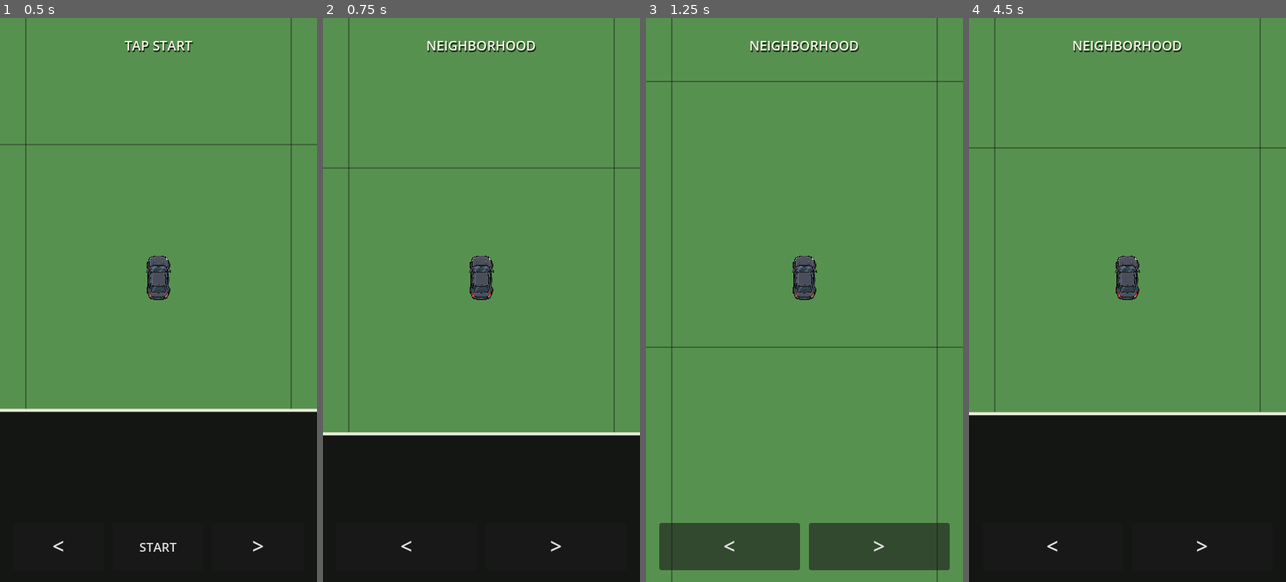
Above: before the commit, frames 1-4 (left to right).
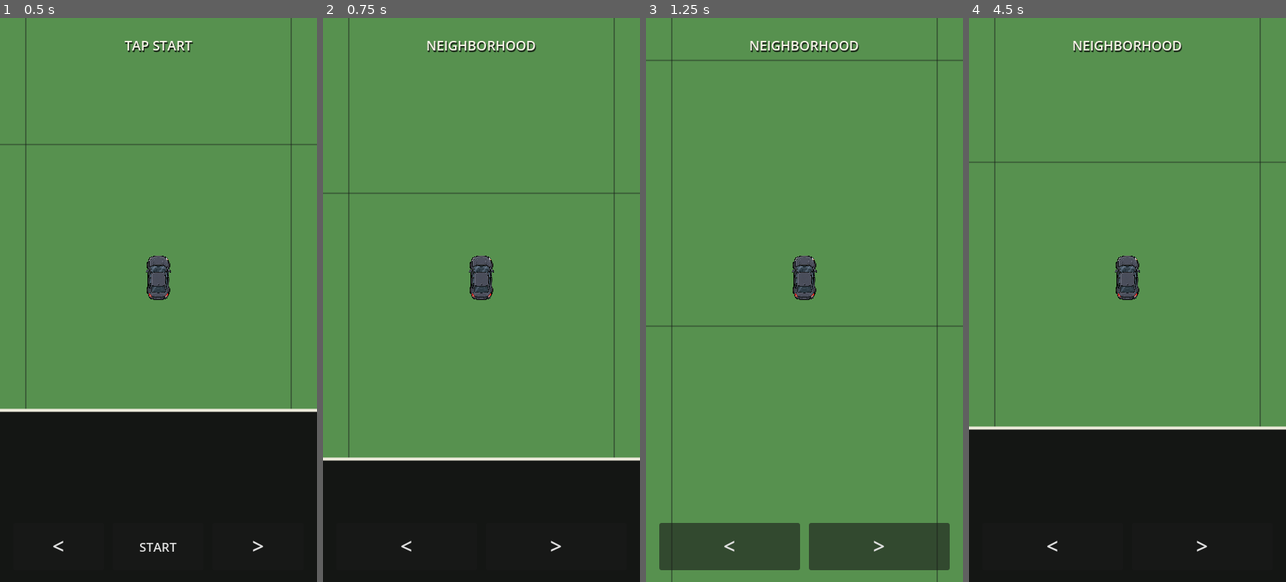
Above: after the commit, the same moments.

Repository: patrickcallahancomedy/comedian
Game: Godot game, scene res://scenes/drive/drive_module.tscn
Two runs of this game, one before a commit and one after it. Both use one fixed random seed, a clock stepped at 60 frames per second and the inputs below.
Inputs (mouse positions are in pixels of both pictures, inside the frame that each line leads up to):
- Up to frame 1 (0.5 s): no input
- Up to frame 2 (0.75 s): click "START" at 0.5 s
- Up to frame 3 (1.25 s): no input
- Up to frame 4 (4.5 s): tap Enter (ui_accept) at 1.25, 1.52 s; move the mouse to (1197, 271) at 1.27 s; hold Right 1.28-2 s; tap Space at 1.35, 4.35 s; click (1197, 271) at 1.42 s; click "<" at 2 s; drag from (1064, 328) to (1111, 412) at 2.77 s; click ">" at 3.5 s; move the mouse to (1159, 175) at 4.27 s; hold Right from 4.28 s (still down)

Frame 1 is identical in both runs. In frame 2, 5.5% of the frame differs, in the area x 0-100%, y 26-79%; in frame 3, 0.8%; in frame 4, 3.5%.

Commit message:
Make drive movement continuous

Diff:
--- a/godot/scripts/drive/drive_grid_controller.gd
+++ b/godot/scripts/drive/drive_grid_controller.gd
@@ -144,9 +144,9 @@
 		map_rotation = map_rotation_to
 
 	var t := clampf(step_elapsed / STEP_SECONDS, 0.0, 1.0)
-	var eased := smoothstep(0.0, 1.0, t)
-	visual_world_position = move_from.lerp(move_to, eased)
-	visual_cell_scale = lerpf(scale_from, scale_to, eased)
+	# Keep forward travel at a constant speed so grid boundaries do not feel like stops.
+	visual_world_position = move_from.lerp(move_to, t)
+	visual_cell_scale = lerpf(scale_from, scale_to, t)
 
 	if step_elapsed >= STEP_SECONDS:
 		visual_world_position = move_to
